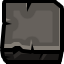
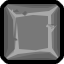
Two versions of the same layered image (w=64, h=64). Layer-by-layer changes:
removed group "Off" (3 layers) over [4, 3, 63, 64]
removed layer "Forme 3 copie 9" from group "Off" over [4, 3, 60, 50]
removed layer "Forme 4 copie 9" from group "Off" over [4, 50, 60, 60]
removed layer "Forme 5 copie 9" from group "Off" over [4, 3, 63, 64]
added group "button small normal" with 4 layers above "Layer 0" over [4, 4, 60, 60]
added layer "Shape 7" (15%) in group "button small normal" over [4, 4, 60, 60]
added layer "Shape 6" (multiply, 15%) in group "button small normal" over [4, 4, 60, 60]
added layer "Shape 1" (overlay, 40%) in group "button small normal" over [4, 4, 60, 60]
added layer "Rounded Rectangle 1" in group "button small normal" over [4, 4, 60, 60]
